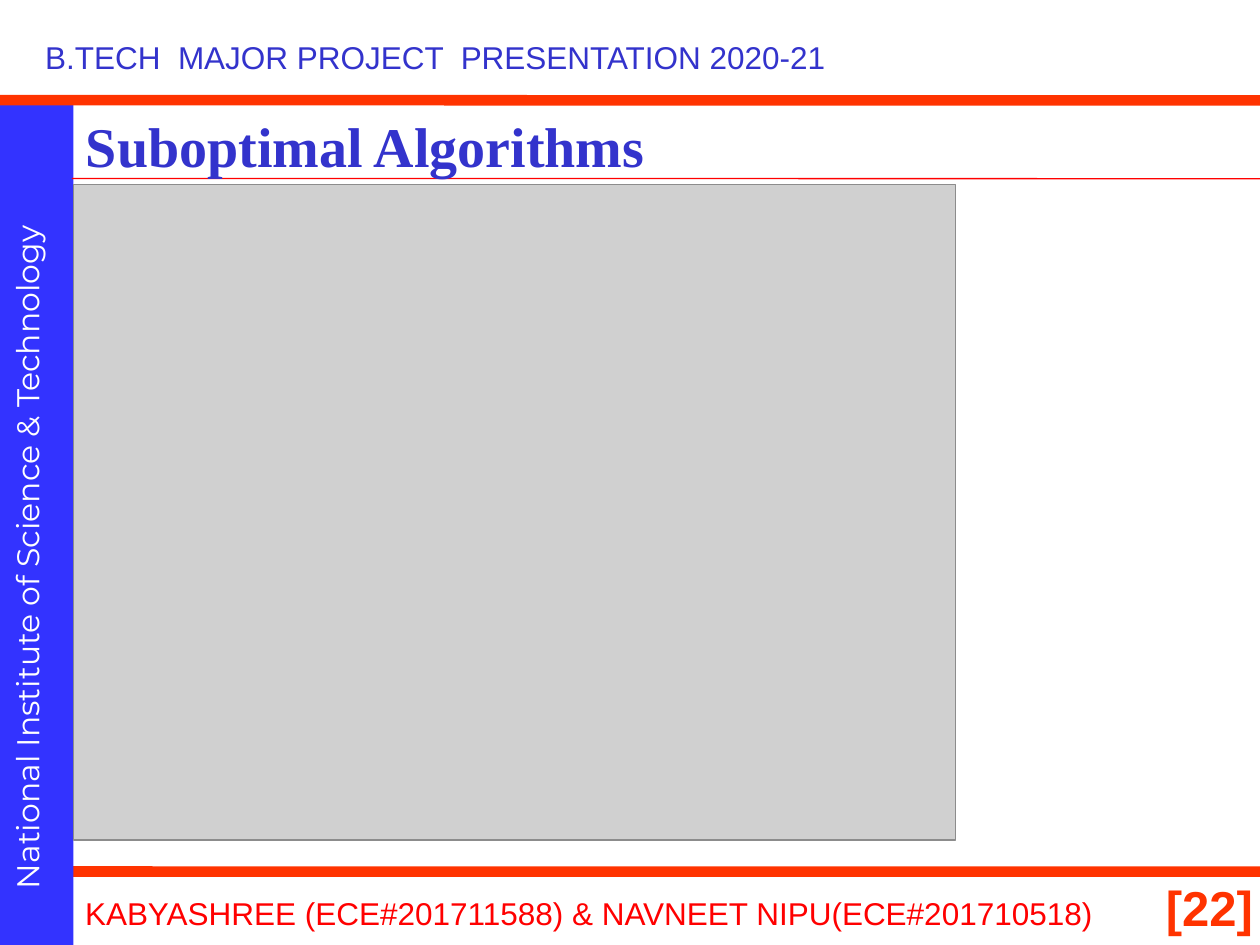
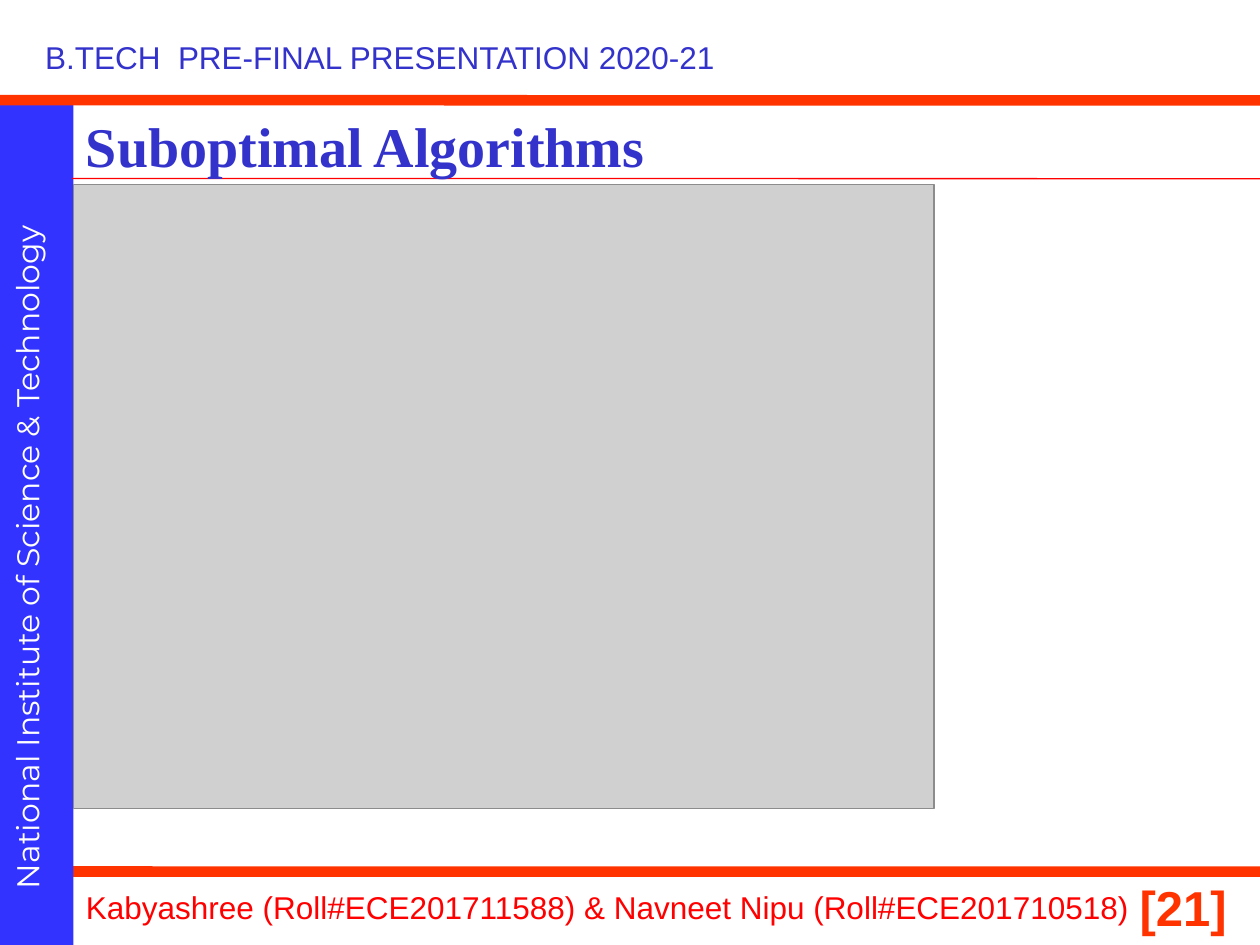
Before and after one commit to navneetnipu/btech_project, a slide deck: slide 21 of 21010.pptx (slide 22 before the commit). Drawn at 1260x945 pixels with LibreOffice and Linux fonts; fonts in the diff are those of the drawing; grey boxes stand for pictures; background and template pictures are left out. Boxes give left, top, right and bottom in pixels: in the first picture for what was removed or moved away, otherwise in the second. Text is boxed around its words. In the diff, an @@ line names an element or a change of style, - is before the commit and + after.

```diff
--- a/21010.pptx
+++ b/21010.pptx
@@ text at box(45, 47, 715, 70): text changed @@
-B.TECH MAJOR PROJECT PRESENTATION 2020-21
+B.TECH PRE-FINAL PRESENTATION 2020-21
@@ picture: place and size @@
-picture at box(73, 185, 955, 840)
+picture at box(73, 185, 934, 809)
@@ text at box(86, 896, 1128, 925): text changed @@
-KABYASHREE (ECE#201711588) & NAVNEET NIPU(ECE#201710518)
+Kabyashree (Roll#ECE201711588) & Navneet Nipu (Roll#ECE201710518)
@@ page number added at box(1140, 890, 1227, 937), 28 pt, text #FF3300, bold @@
+[21]
@@ page number removed at box(1166, 890, 1253, 937) @@
-[22]
```
Also in this commit, not shown: 26 other slides changed, 1 slide added, 6 slides removed, 14 other files.
